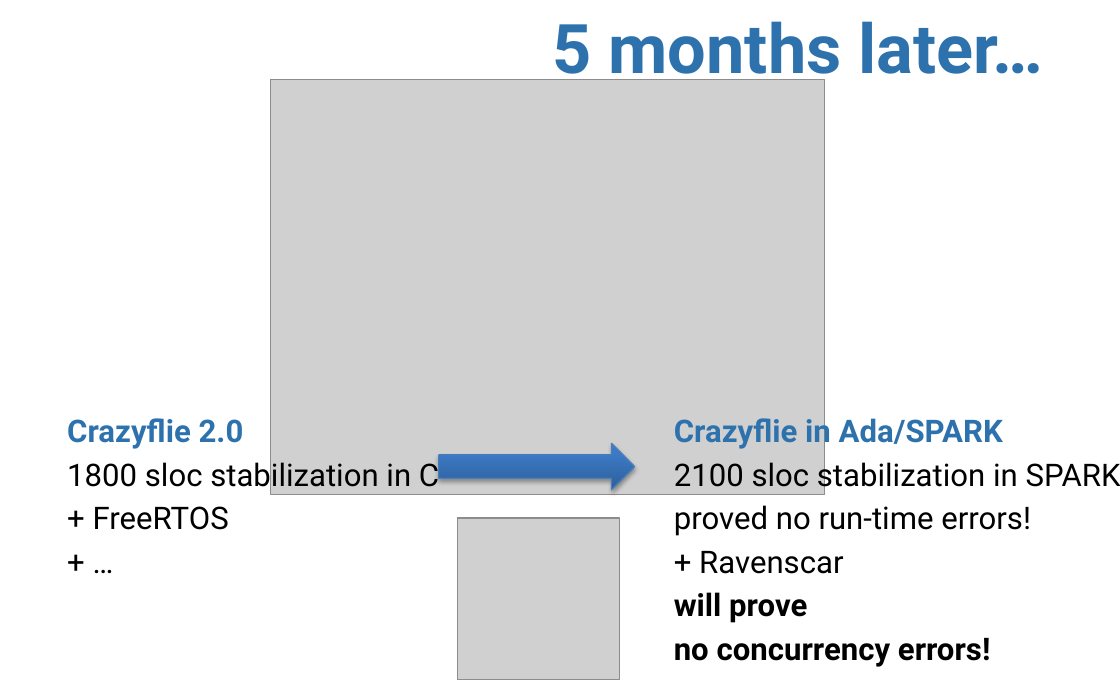
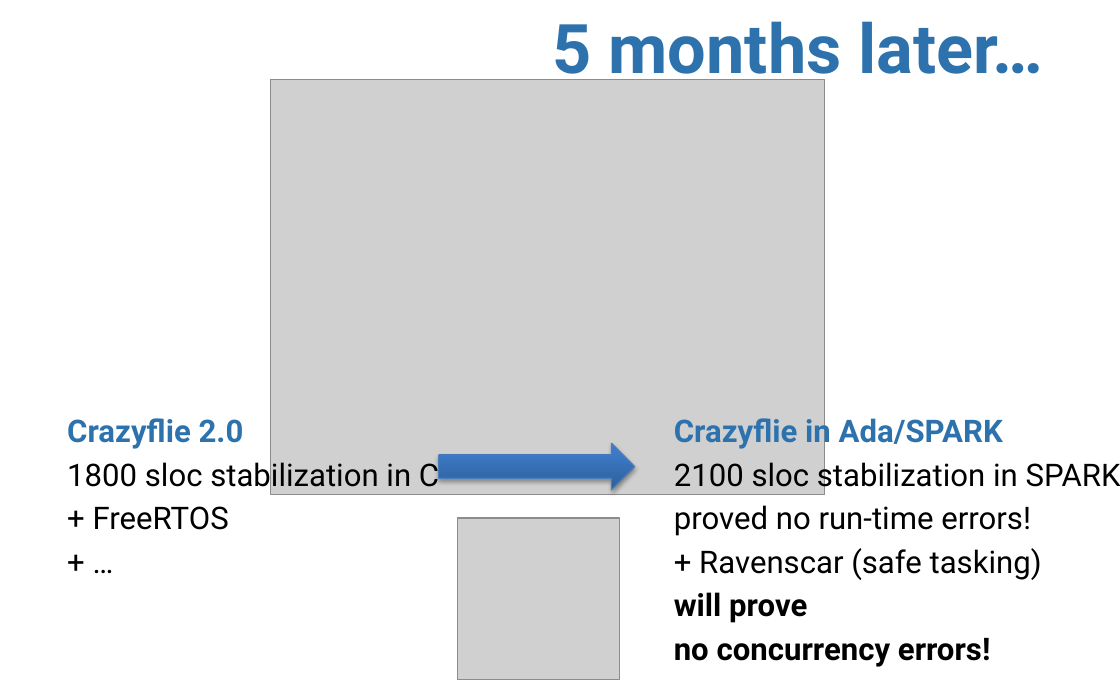
Before and after one commit to AdaCore/spark2014, a slide deck: slide 6 of slides/AdaCore_Tech_Days_2015/AdaCore Tech Days SPARK 2014.pptx. Drawn at 1120x700 pixels with LibreOffice and Linux fonts; fonts in the diff are those of the drawing; grey boxes stand for pictures; background and template pictures are left out. Boxes give left, top, right and bottom in pixels: in the first picture for what was removed or moved away, otherwise in the second. Text is boxed around its words. In the diff, an @@ line names an element or a change of style, - is before the commit and + after.

```diff
--- a/slides/AdaCore_Tech_Days_2015/AdaCore Tech Days SPARK 2014.pptx
+++ b/slides/AdaCore_Tech_Days_2015/AdaCore Tech Days SPARK 2014.pptx
@@ text at [699, 548, 1042, 580]: text changed @@
-+ Ravenscar
++ Ravenscar (safe tasking)
```
Also in this commit, not shown: 5 other slides changed.
